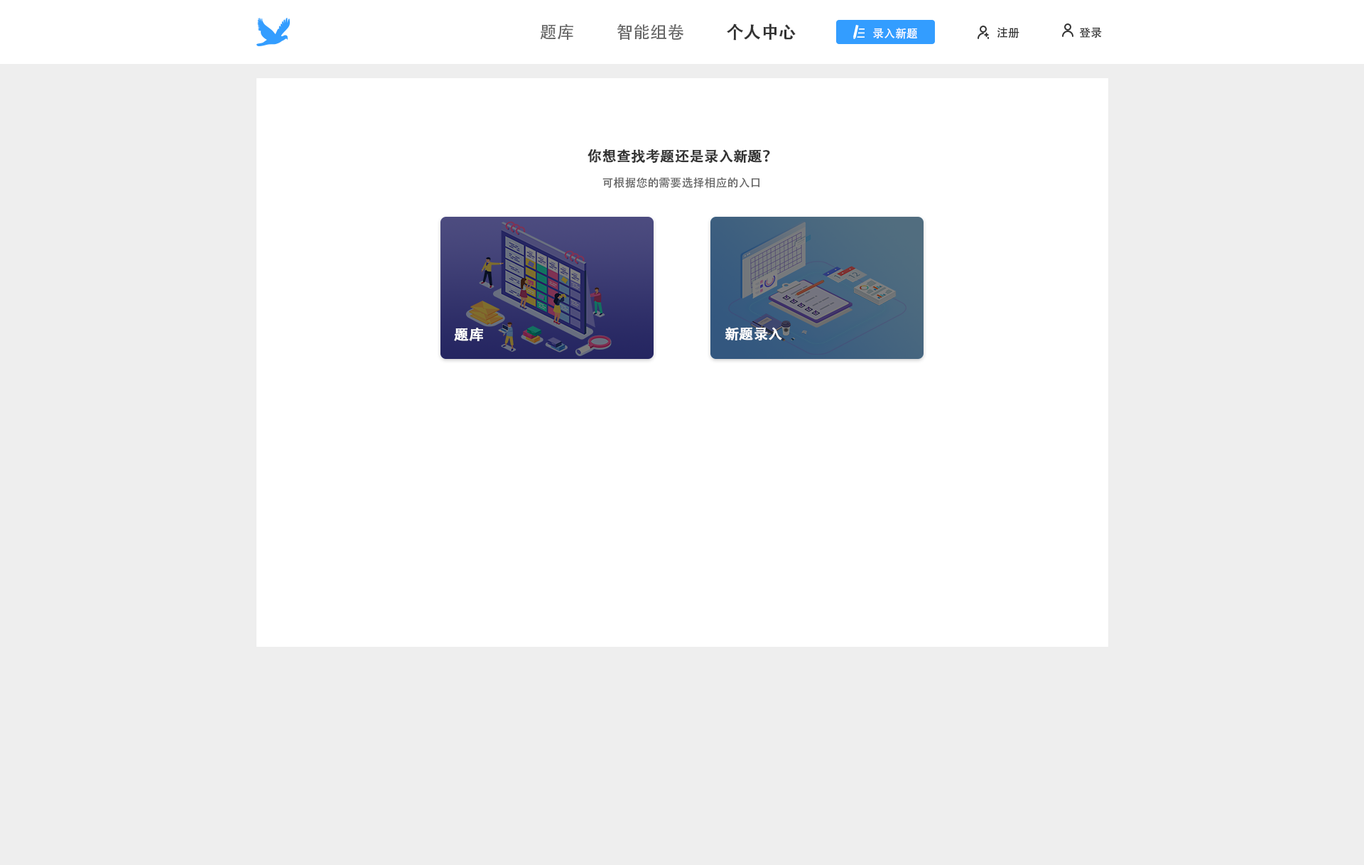
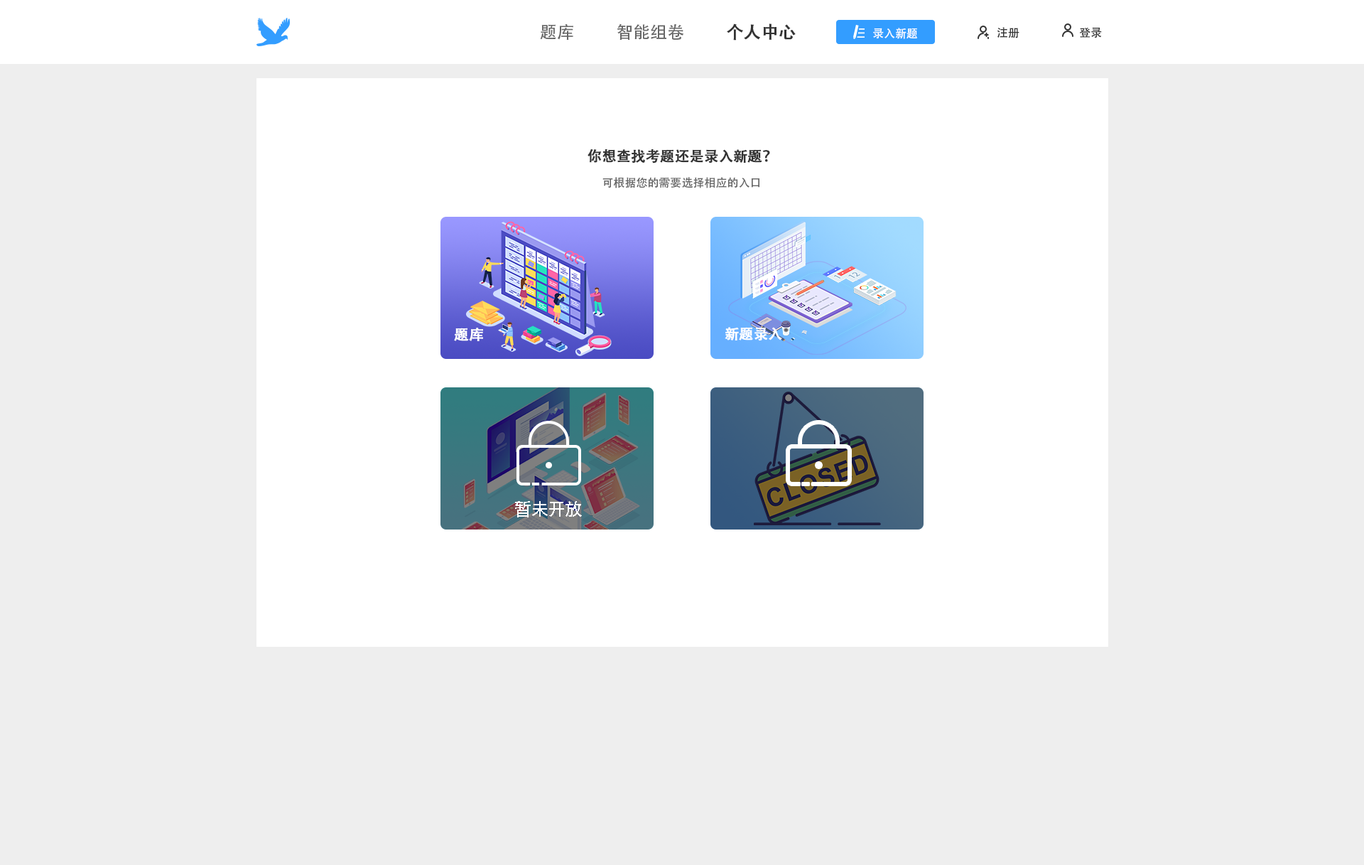
Layered file, before and after one edit (1364 × 865). Changes by layer:
hid "圆角矩形 2 拷贝" over <box>710,216,924,359</box>
hid "圆角矩形 2" over <box>440,216,654,359</box>
added group "组 1" with 12 layers above "矩形 9" over <box>440,387,924,530</box>
added group "组 4" with 4 layers in group "组 1" over <box>710,387,924,530</box>
added layer "组 2 拷贝" in group "组 4" over <box>786,420,852,486</box>
added layer "矩形 9 拷贝 5" (50%) in group "组 4" over <box>710,387,924,530</box>
added layer "e6b0ec8707c233e91470197320494314" in group "组 4" over <box>753,391,881,526</box>
added layer "矩形 9 拷贝 4" in group "组 4" over <box>710,387,924,530</box>
added layer "组 2" in group "组 1" over <box>516,420,582,486</box>
added layer "暂未开放" in group "组 1" over <box>515,500,582,518</box>
added layer "矩形 9 拷贝 2" (50%) in group "组 1" over <box>440,387,654,530</box>
added layer "cf26a9718b65522ba2d6d3fccad6506a" in group "组 1" over <box>454,387,641,530</box>
added layer "矩形 9 拷贝 3" in group "组 1" over <box>440,387,654,530</box>
painted on "矩形 9" over <box>440,216,654,359</box>
painted on "矩形 9 拷贝" over <box>710,216,924,359</box>
